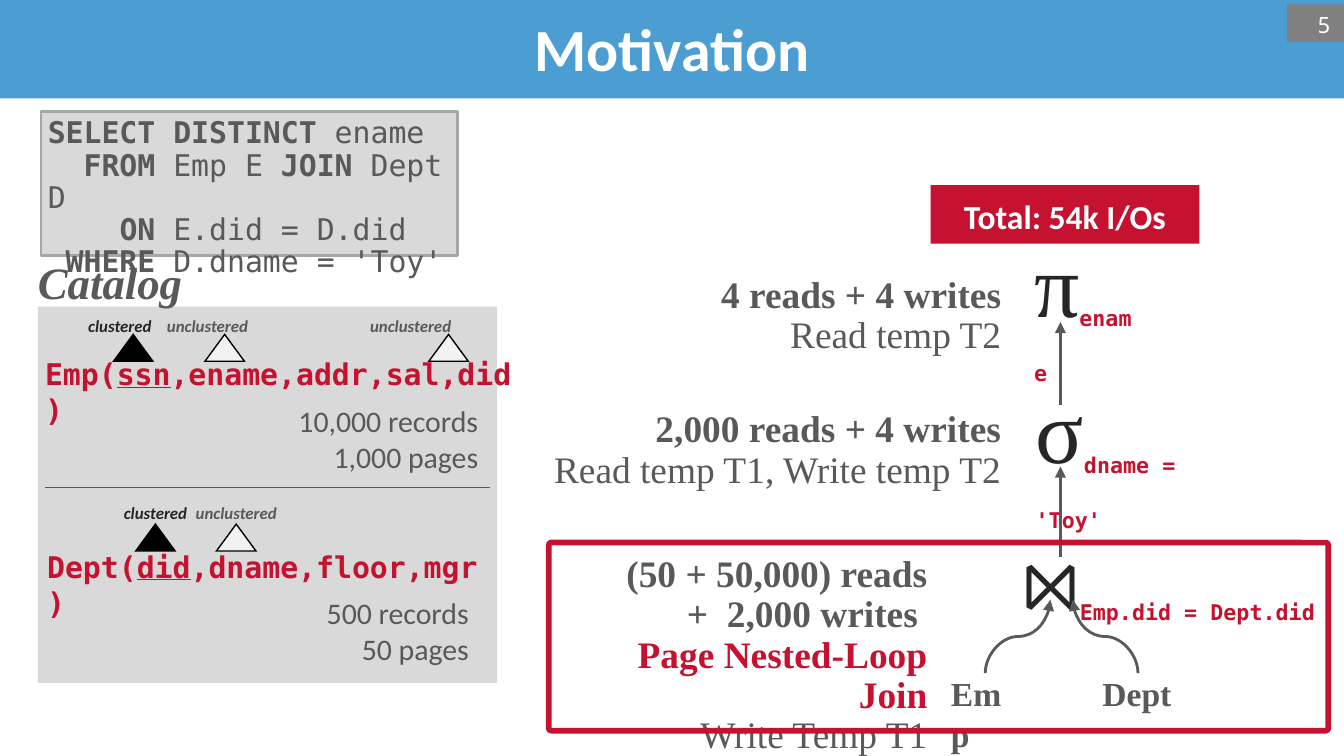
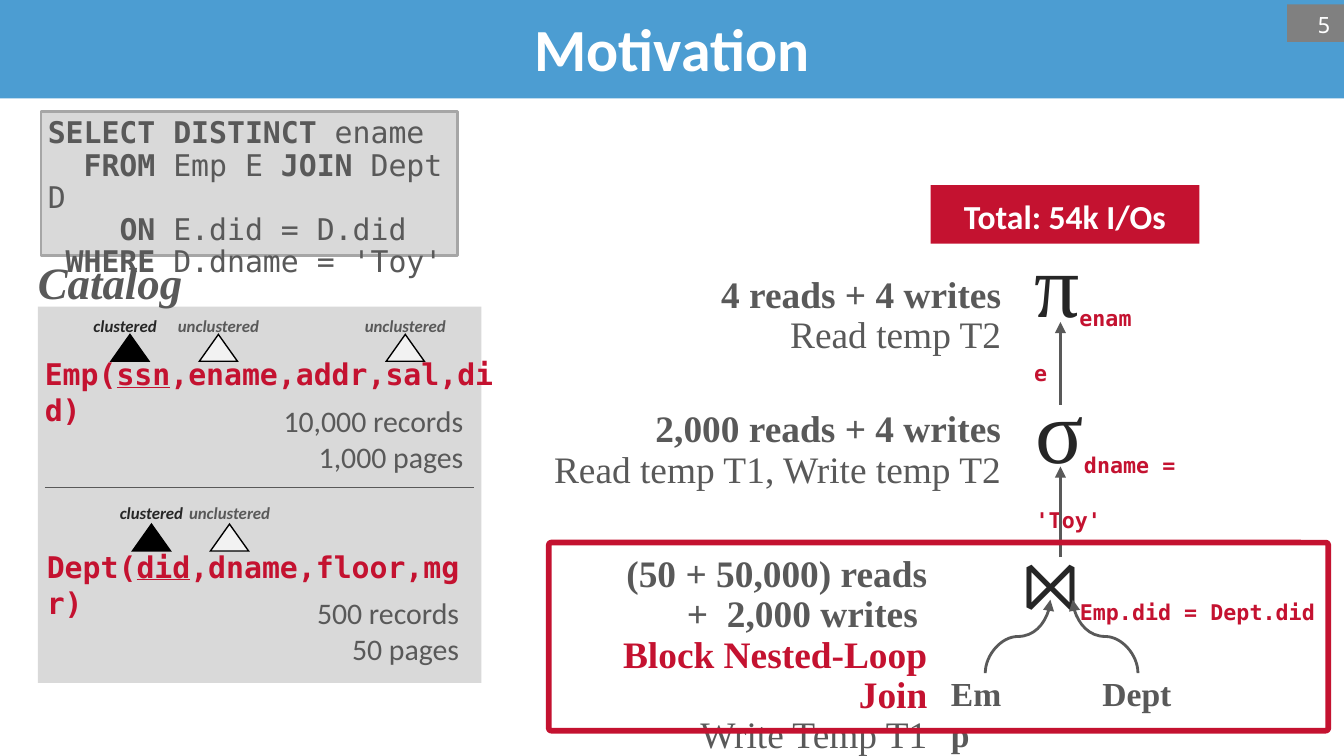
Before and after one commit to bsb20/bsb20.github.io, a slide deck: slide 5 of docs/421_f26/lectures/L15_optimization.pptx. Drawn at 1344x756 pixels with LibreOffice and Linux fonts; fonts in the diff are those of the drawing; background and template pictures are left out. Boxes give left, top, right and bottom in pixels: in the first picture for what was removed or moved away, otherwise in the second. Text is boxed around its words. In the diff, an @@ line names an element or a change of style, - is before the commit and + after.

```diff
--- a/docs/421_f26/lectures/L15_optimization.pptx
+++ b/docs/421_f26/lectures/L15_optimization.pptx
@@ rectangle: place and size @@
-rectangle at <box>38,306,497,683</box>
+rectangle at <box>38,306,481,683</box>
@@ text "clustered": place and size @@
-text "clustered" at <box>88,320,151,337</box>
+text "clustered" at <box>93,320,156,337</box>
@@ text "unclustered": place and size @@
-text "unclustered" at <box>167,320,248,337</box>
+text "unclustered" at <box>178,320,259,337</box>
@@ text "unclustered": place and size @@
-text "unclustered" at <box>370,320,451,337</box>
+text "unclustered" at <box>365,320,446,337</box>
@@ text "Emp(ssn,ename,addr,sal,did)" rewrapped from <box>45,361,511,392</box> to <box>45,361,493,392</box> @@
@@ 3 triangles, 1 text: place and size @@
-3 triangles, 1 text at <box>124,335,255,551</box>
+3 triangles, 1 text at <box>120,335,249,551</box>
@@ triangle: place and size @@
-triangle at <box>429,335,468,362</box>
+triangle at <box>386,335,423,362</box>
@@ text "10,000 records": place and size @@
-text "10,000 records" at <box>298,411,478,473</box>
+text "10,000 records" at <box>284,411,463,473</box>
@@ line moved from (46, 488) - (489, 488) to (46, 488) - (474, 488) @@
@@ text "unclustered": place and size @@
-text "unclustered" at <box>196,507,277,525</box>
+text "unclustered" at <box>189,507,270,525</box>
@@ text "Dept(did,dname,floor,mgr)" rewrapped from <box>47,554,477,585</box> to <box>47,554,459,585</box> @@
@@ text "500 records": place and size @@
-text "500 records" at <box>327,603,469,665</box>
+text "500 records" at <box>317,603,459,665</box>
@@ text at <box>623,642,928,756</box>: text changed @@
-Page Nested-Loop Join
-Write Temp T1
+Block Nested-Loop Join
+Write Temp T1
```
Also in this commit, not shown: 7 other slides changed, 1 other file.
